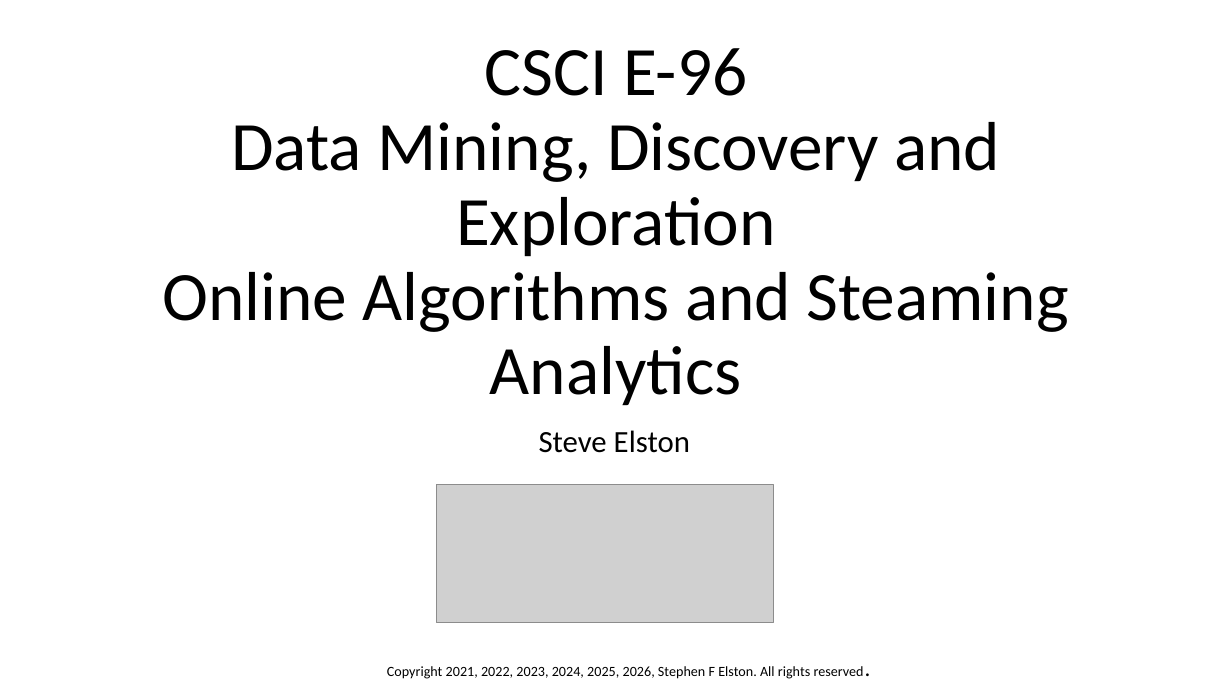
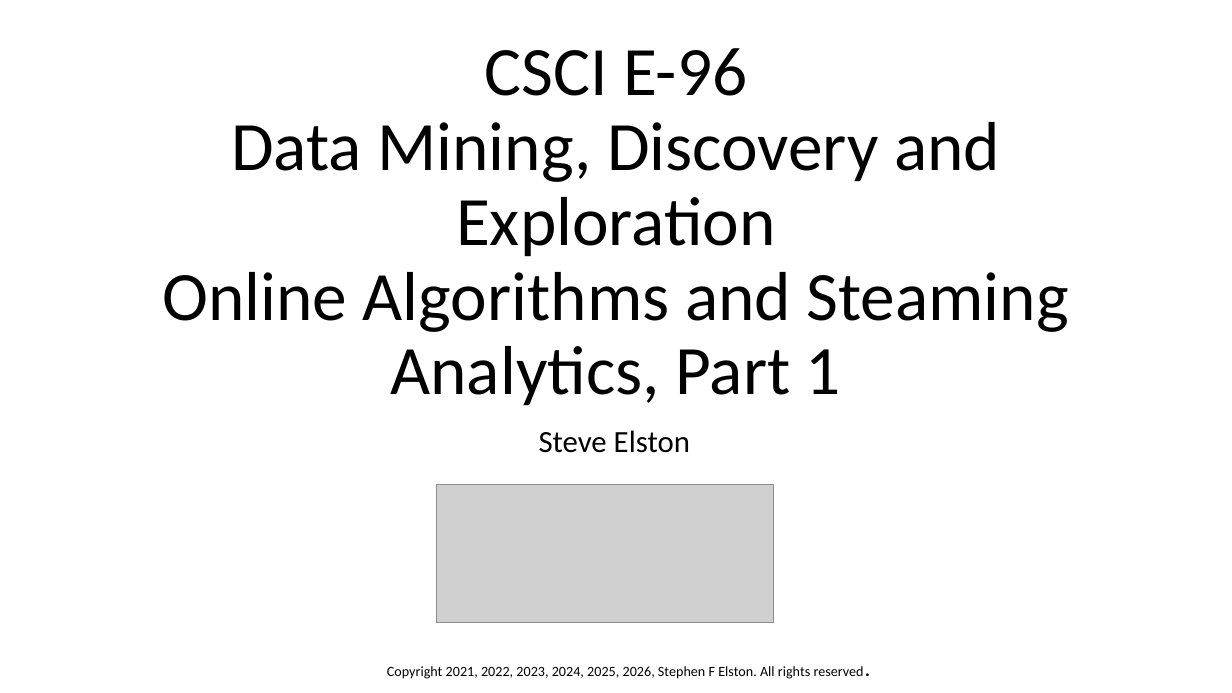
Before and after one commit to jonahneu/CSCI-E-108, a slide deck: slide 1 of slides/3_OnlineAnalytics_Part1.pptx. Drawn at 1232x693 pixels with LibreOffice and Linux fonts; fonts in the diff are those of the drawing; grey boxes stand for pictures. Boxes give left, top, right and bottom in pixels: in the first picture for what was removed or moved away, otherwise in the second. Text is boxed around its words. In the diff, an @@ line names an element or a change of style, - is before the commit and + after.

```diff
--- a/slides/3_OnlineAnalytics_Part1.pptx
+++ b/slides/3_OnlineAnalytics_Part1.pptx
@@ title at box(162, 48, 1069, 406): text changed @@
-CSCI E-96
-Data Mining, Discovery and Exploration
-Online Algorithms and Steaming Analytics
+CSCI E-96
+Data Mining, Discovery and Exploration
+Online Algorithms and Steaming Analytics, Part 1
```
Also in this commit, not shown: 7 other slides changed, 1 slide added.
